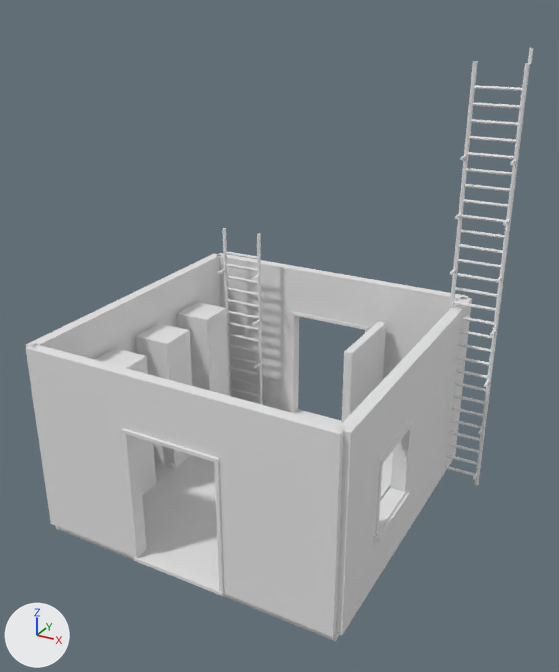
A saved change to the OBJ model verdant-exchange-r1/Assets/uplink-data-exchange-state-3.obj.
Before and after are seen from a 50 mm lens placed at (5.64, -9.77, 7.92), pointed at (0.39, -0.23, 3.15). Arrows for +X, +Y and +Z are at lower left; the lights stay in place. The first picture is the older version. Where no turn or scale is listed for an object, it has been applied to the vertices.

Script lines for the objects in view, before the commit:
```python
me_uplink_data_exchange_state_3 = bpy.data.meshes.new('uplink-data-exchange-state-3')
me_uplink_data_exchange_state_3.from_pydata(...)  # 1794 vertices, 3024 faces; spans x -2.67..3.2, y -2.62..2.63, z 0.0..7.25
ob_uplink_data_exchange_state_3 = bpy.data.objects.new('uplink-data-exchange-state-3', me_uplink_data_exchange_state_3)
ob_uplink_data_exchange_state_3.location = (0.0, 0.0, 0.0)
```
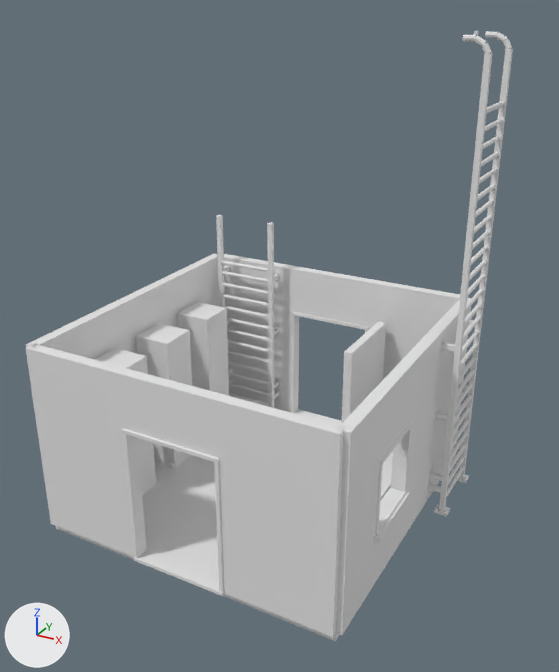
Pixel boxes (x1, y1, x2, y2) of what changed, in the pictures (559 x 672 px; the box of a moved part takes in the faces that stretch with it):
'uplink-data-exchange-state-3', reshaped
    before: (26, 48, 534, 641)
    after: (26, 31, 513, 641)
part 1 of me_uplink_data_exchange_state_3, added
    after: (274, 387, 282, 398)
part 2 of me_uplink_data_exchange_state_3, added
    after: (274, 377, 282, 388)
part 3 of me_uplink_data_exchange_state_3, added
    after: (274, 324, 282, 336)
part 4 of me_uplink_data_exchange_state_3, added
    after: (274, 270, 282, 283)
part 5 of me_uplink_data_exchange_state_3, added (mostly hidden)
    after: (229, 393, 269, 406)
part 6 of me_uplink_data_exchange_state_3, added (mostly hidden)
    after: (228, 372, 268, 385)
part 7 of me_uplink_data_exchange_state_3, added (mostly hidden)
    after: (228, 361, 268, 374)
part 8 of me_uplink_data_exchange_state_3, added (mostly hidden)
    after: (228, 351, 268, 364)
part 9 of me_uplink_data_exchange_state_3, added (mostly hidden)
    after: (227, 340, 268, 352)
part 10 of me_uplink_data_exchange_state_3, added (mostly hidden)
    after: (227, 329, 268, 341)
part 11 of me_uplink_data_exchange_state_3, added (mostly hidden)
    after: (227, 317, 268, 330)
part 12 of me_uplink_data_exchange_state_3, deleted
    before: (218, 48, 534, 480)
part 13 of me_uplink_data_exchange_state_3, built on
    before: (449, 61, 530, 485)
    after: (427, 31, 513, 516)
part 14 of me_uplink_data_exchange_state_3, moved or reshaped
    before: (223, 228, 262, 405)
    after: (216, 215, 274, 408)

The edits, one by one:
me_uplink_data_exchange_state_3 is used by ob_uplink_data_exchange_state_3; location (0.0, 0.0, 0.0).
me_uplink_data_exchange_state_3 had 1794 vertices, 3024 faces and spanned x -2.67..3.2, y -2.62..2.63, z 0.0..7.25.
me_uplink_data_exchange_state_3 now has 3060 vertices, 5348 faces and spans x -2.67..2.96, y -2.62..2.63, z 0.0..7.5.
me_uplink_data_exchange_state_3 part 1: a new loose piece, a box spanning x -1.19..-1.01, y 2.405..2.44, z 0.46..0.68.
me_uplink_data_exchange_state_3 part 2: a new loose piece, a box spanning x -1.19..-1.01, y 2.405..2.44, z 0.69..0.91.
me_uplink_data_exchange_state_3 part 3: a new loose piece, a box spanning x -1.19..-1.01, y 2.405..2.44, z 1.84..2.06.
me_uplink_data_exchange_state_3 part 4: a new loose piece, a box spanning x -1.19..-1.01, y 2.405..2.44, z 2.94..3.16.
me_uplink_data_exchange_state_3 part 5: a new loose piece, a 10-sided cylinder along x spanning x -2.2..-1.1, y 2.115..2.185, z 0.357..0.423.
me_uplink_data_exchange_state_3 part 6: a new loose piece, a 10-sided cylinder along x spanning x -2.2..-1.1, y 2.115..2.185, z 0.837..0.903.
me_uplink_data_exchange_state_3 part 7: a new loose piece, a 10-sided cylinder along x spanning x -2.2..-1.1, y 2.115..2.185, z 1.077..1.143.
me_uplink_data_exchange_state_3 part 8: a new loose piece, a 10-sided cylinder along x spanning x -2.2..-1.1, y 2.115..2.185, z 1.317..1.383.
me_uplink_data_exchange_state_3 part 9: a new loose piece, a 10-sided cylinder along x spanning x -2.2..-1.1, y 2.115..2.185, z 1.557..1.623.
me_uplink_data_exchange_state_3 part 10: a new loose piece, a 10-sided cylinder along x spanning x -2.2..-1.1, y 2.115..2.185, z 1.797..1.863.
me_uplink_data_exchange_state_3 part 11: a new loose piece, a 10-sided cylinder along x spanning x -2.2..-1.1, y 2.115..2.185, z 2.037..2.103.
me_uplink_data_exchange_state_3 part 12: 50 loose pieces with 568 vertices, spanning x -2.04..3.2, y 1.71..2.03, z 0.2..7.25, are deleted.
me_uplink_data_exchange_state_3 part 13: 36 vertices removed from x 2.38..3.18, y 1.91..1.99, z 0.04..7.05; 1288 vertices added at x 2.5..2.96, y 0.86..2.14, z 0.0..7.5.
me_uplink_data_exchange_state_3 part 14: 103 vertices moved from x -2.06..-1.25, y 2.0..2.07, z 0.19..3.51 to x -2.29..-2.11, y 2.06..2.44, z 0.15..3.11; 137 vertices removed from x -2.06..-1.25, y 1.79..2.07, z 0.19..3.95; 257 vertices added at x -2.29..-1.06, y 2.06..2.44, z 0.15..4.15.
Other edits to the shape of me_uplink_data_exchange_state_3 do not show in these pictures.
